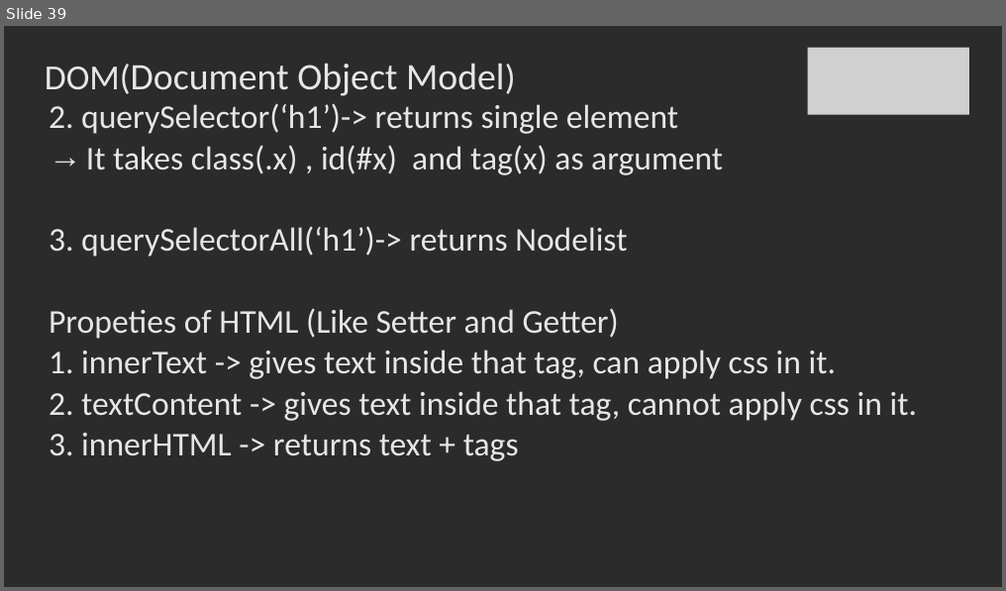
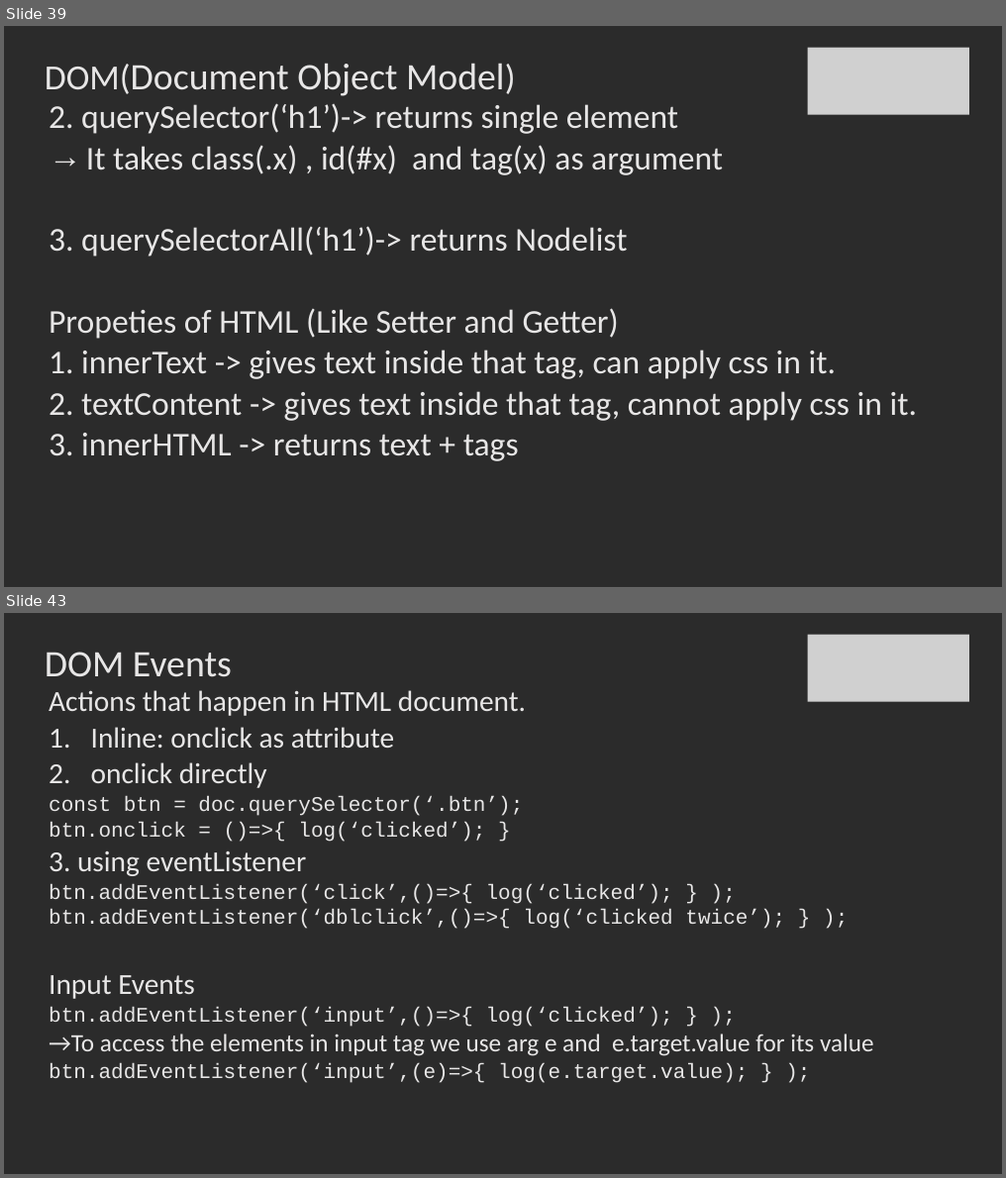
Before and after one commit to SachinBarpanda/WebDevGla, a slide deck: JS.pptx. Shown one above the other, each under a label of ours: slide 39 before the commit, slides 39 and 43 after it; the slides between them are not shown. The pictures are 1006x591 and 1006x1178 pixels, drawn with LibreOffice and Linux fonts; fonts in the diff are those of the drawing; grey boxes stand for pictures; background and template pictures are left out; a plain dark background stands for a picture behind light text. Boxes give left, top, right and bottom in pixels: in the first picture for what was removed or moved away, otherwise in the second. Text is boxed around its words. In the diff, an @@ line names an element or a change of style, - is before the commit and + after.

```diff
--- a/JS.pptx
+++ b/JS.pptx
@@ slide 43 added at (4,613,1002,1174), background picture (left out) @@
@@ picture added at (807,635,969,702) @@
@@ title added at (45,652,232,677), 36 pt, text #E7E6E6 @@
+DOM Events
@@ text added at (49,690,874,1083), 20 pt, text #E7E6E6 @@
+Actions that happen in HTML document.
+1. Inline: onclick as attribute
+2. onclick directly
+const btn = doc.querySelector(‘.btn’);
+btn.onclick = ()=>{ log(‘clicked’); }
+3. using eventListener
+btn.addEventListener(‘click’,()=>{ log(‘clicked’); } ); btn.addEventListener(‘dblclick’,()=>{ log(‘clicked twice’); } );
+Input Events
+btn.addEventListener(‘input’,()=>{ log(‘clicked’); } );
+→To access the elements in input tag we use arg e and e.target.value for its value
+btn.addEventListener(‘input’,(e)=>{ log(e.target.value); } );
```
Also in this commit, not shown: 2 slides changed, 6 other slides added, 29 other files.
